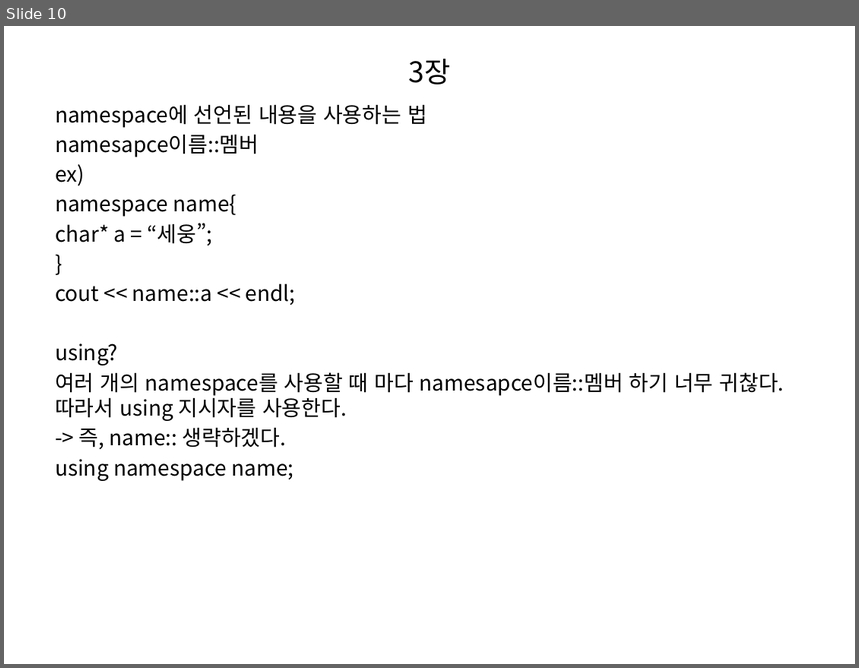
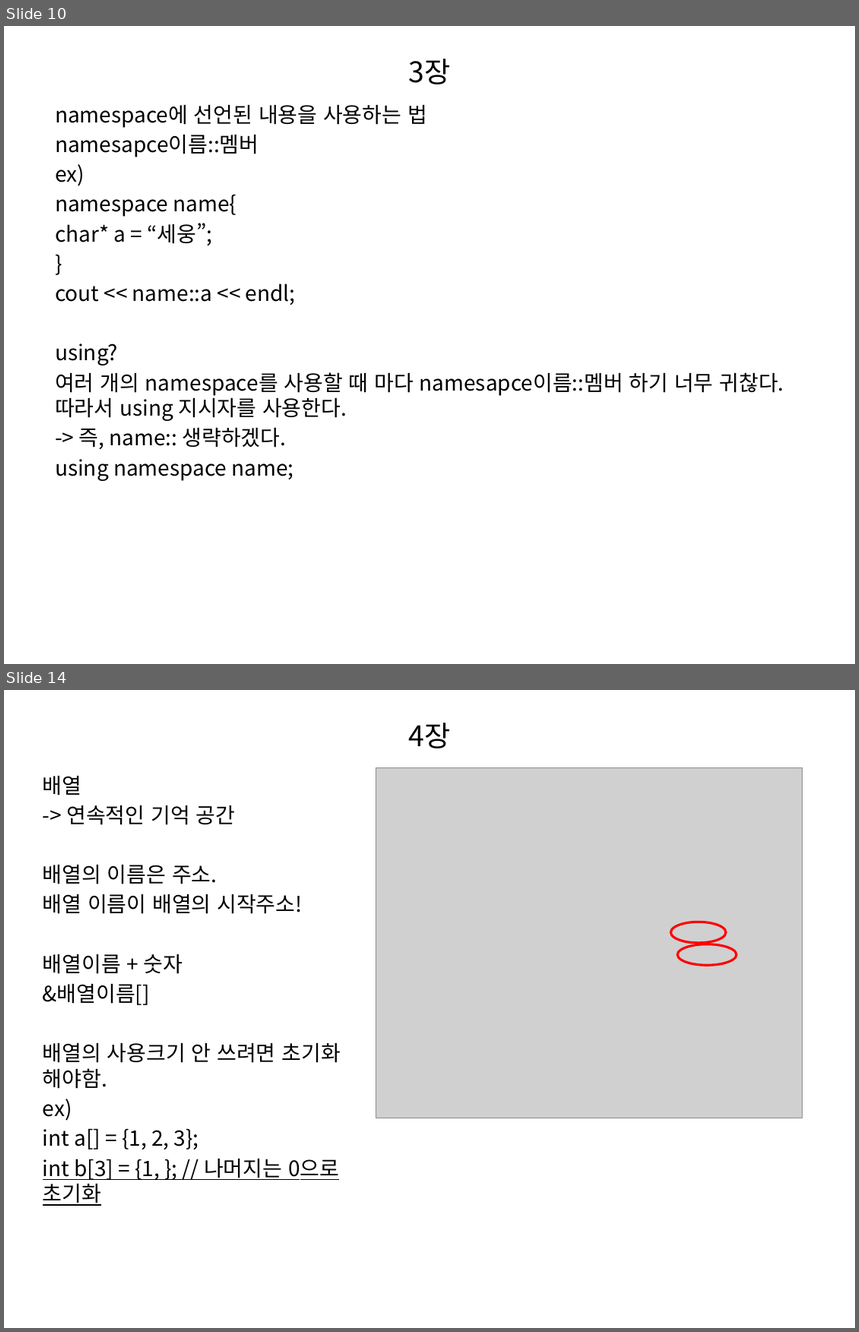
Before and after one commit to ssosee/C-study, a slide deck: C++ STUDY.pptx. Shown one above the other, each under a label of ours: slide 10 before the commit, slides 10 and 14 after it; the slides between them are not shown. The pictures are 859x668 and 859x1332 pixels, drawn with LibreOffice and Linux fonts; fonts in the diff are those of the drawing; grey boxes stand for pictures. Boxes give left, top, right and bottom in pixels: in the first picture for what was removed or moved away, otherwise in the second. Text is boxed around its words. In the diff, an @@ line names an element or a change of style, - is before the commit and + after.

```diff
--- a/C++ STUDY.pptx
+++ b/C++ STUDY.pptx
@@ slide 14 added at (x1=4, y1=690, x2=855, y2=1328), background #FFFFFF @@
@@ title added at (x1=408, y1=723, x2=450, y2=749), 24 pt, text #000000 @@
+4장
@@ text added at (x1=43, y1=776, x2=341, y2=1206), 18 pt, text #000000 @@
+배열
+-> 연속적인 기억 공간
+배열의 이름은 주소.
+배열 이름이 배열의 시작주소!
+배열이름 + 숫자
+&배열이름[]
+배열의 사용크기 안 쓰려면 초기화 해야함.
+ex)
+int a[] = {1, 2, 3};
+int b[3] = {1, }; // 나머지는 0으로 초기화
@@ picture added at (x1=376, y1=768, x2=803, y2=1118) @@
@@ ellipse added at (x1=671, y1=923, x2=726, y2=944), outline #FF0000 2 pt @@
@@ ellipse added at (x1=677, y1=945, x2=736, y2=966), outline #FF0000 2 pt @@
```
Also in this commit, not shown: 3 slides changed, 88 other slides added, 1 slide removed.
